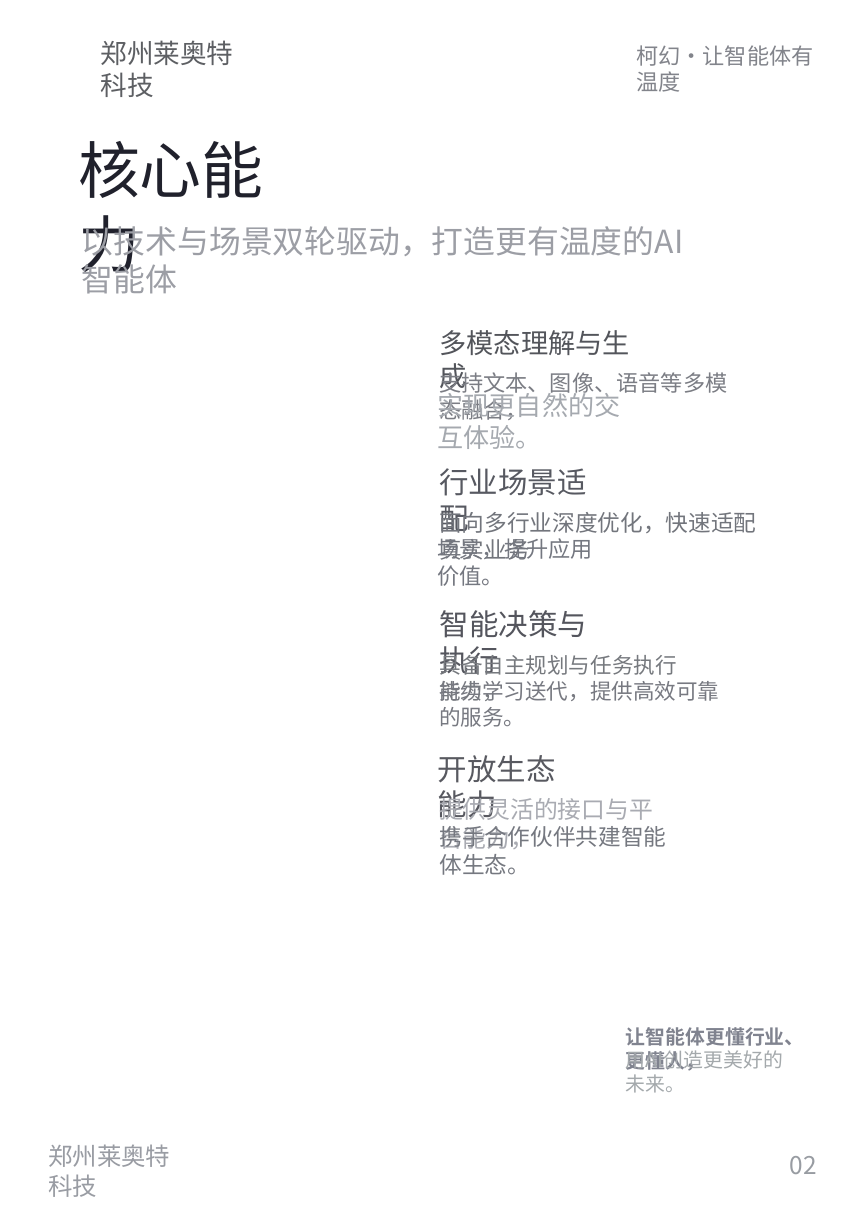
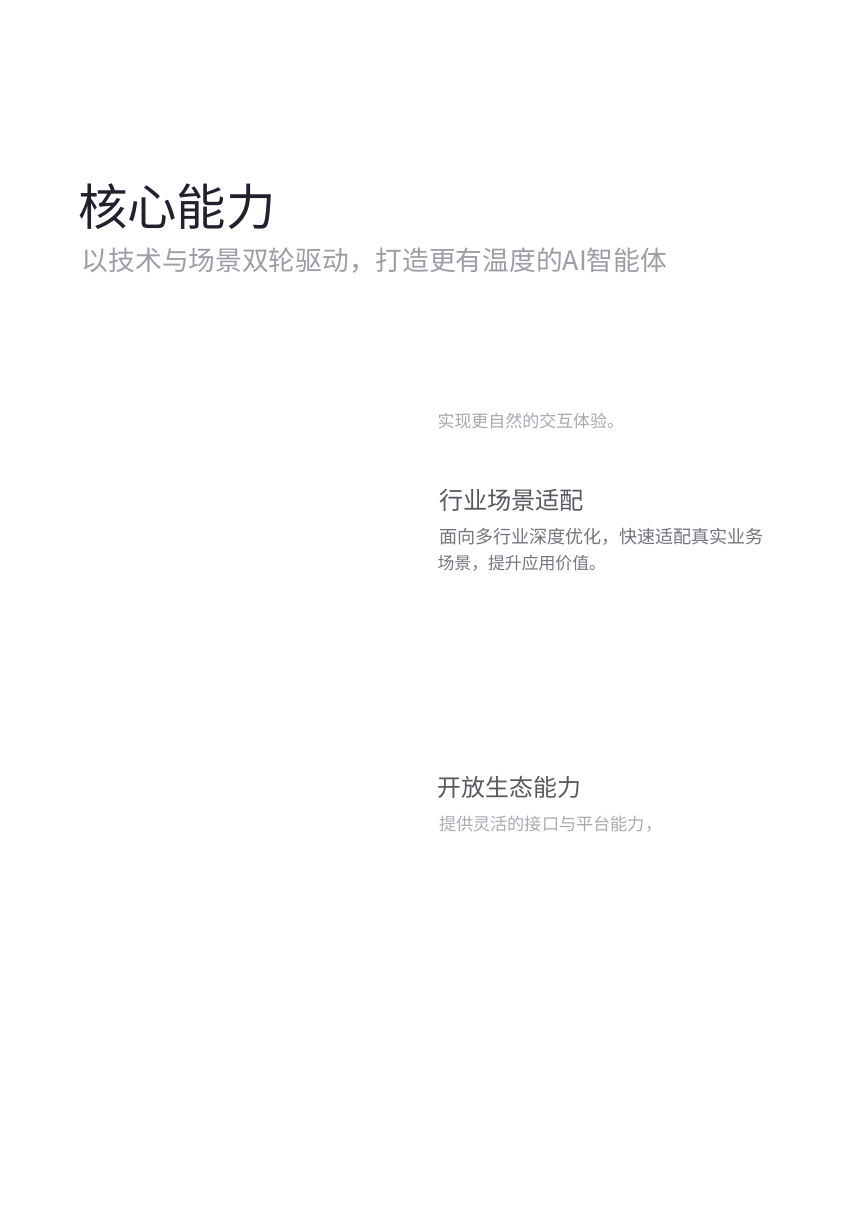
Before and after one commit to xiaoguo96/pdf2pptx, a slide deck: slide 5 of samples/output_测试3_editable.pptx. Drawn at 866x1232 pixels with LibreOffice and Linux fonts; fonts in the diff are those of the drawing; background and template pictures are left out. Boxes give left, top, right and bottom in pixels: in the first picture for what was removed or moved away, otherwise in the second. Text is boxed around its words. In the diff, an @@ line names an element or a change of style, - is before the commit and + after.

```diff
--- a/samples/output_测试3_editable.pptx
+++ b/samples/output_测试3_editable.pptx
@@ text removed at [100, 40, 233, 97] @@
-郑州莱奥特科技
@@ text removed at [636, 45, 813, 92] @@
-柯幻·让智能体有温度
@@ text "核心能力" at [78, 183, 276, 229]: size 60.8 to 48.6 pt @@
@@ text "以技术与场景双轮驱动，打造更有温度的AI智能体" at [82, 247, 667, 273]: size 31.3 to 26.3 pt @@
@@ text removed at [440, 330, 630, 393] @@
-多模态理解与生成
@@ text removed at [439, 369, 727, 420] @@
-支持文本、图像、语音等多模态融合，
@@ text "实现更自然的交互体验。" at [438, 413, 624, 428]: size 25.7 to 16.7 pt @@
@@ text "行业场景适配" at [439, 489, 584, 511]: size 29 to 23.8 pt @@
@@ text "面向多行业深度优化，快速适配真实业务" at [439, 528, 764, 545]: size 22.3 to 17.8 pt @@
@@ text "场景，提升应用价值。" at [438, 555, 606, 571]: size 21.8 to 16.6 pt @@
@@ text removed at [440, 610, 587, 675] @@
-智能决策与执行
@@ text removed at [440, 652, 677, 701] @@
-具备自主规划与任务执行能力，
@@ text removed at [439, 681, 719, 727] @@
-持续学习送代，提供高效可靠的服务。
@@ text "开放生态能力" at [438, 776, 581, 798]: size 29 to 23.5 pt @@
@@ text "提供灵活的接口与平台能力，" at [439, 816, 662, 831]: size 23.4 to 16.9 pt @@
@@ text removed at [440, 826, 667, 875] @@
-携手合作伙伴共建智能体生态。
@@ text removed at [626, 1027, 805, 1071] @@
-让智能体更懂行业、更懂人，
@@ text removed at [626, 1050, 783, 1093] @@
-用AI创造更美好的未来。
@@ text removed at [48, 1144, 170, 1197] @@
-郑州莱奥特科技
@@ text removed at [790, 1156, 817, 1174] @@
-02
```
Also in this commit, not shown: 7 other slides changed, 2 slides added, 2 slides removed, 26 other files.
